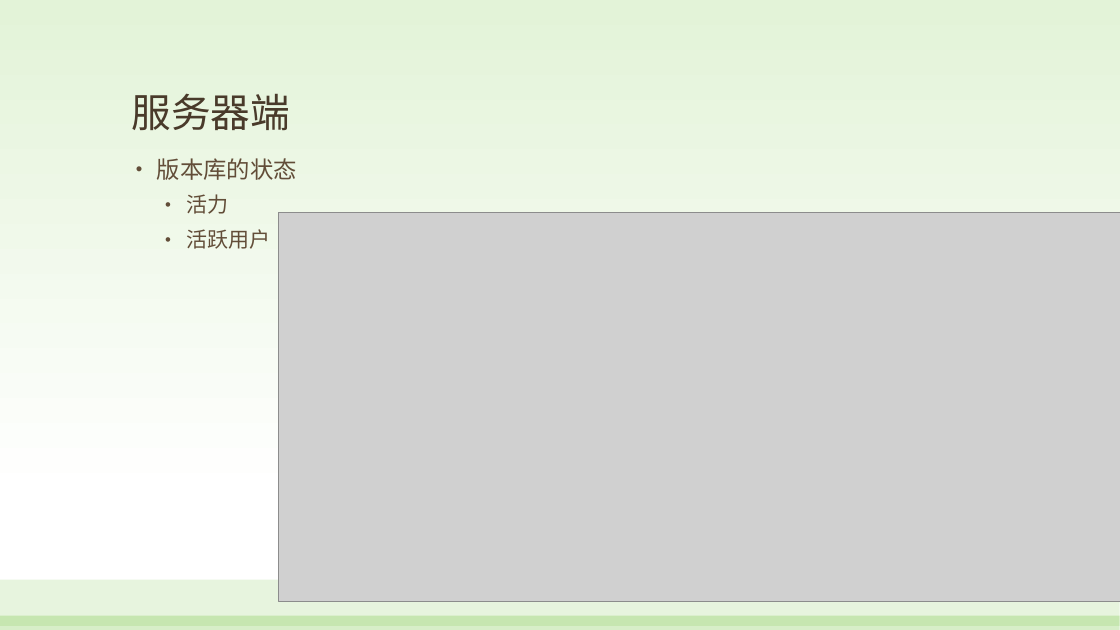
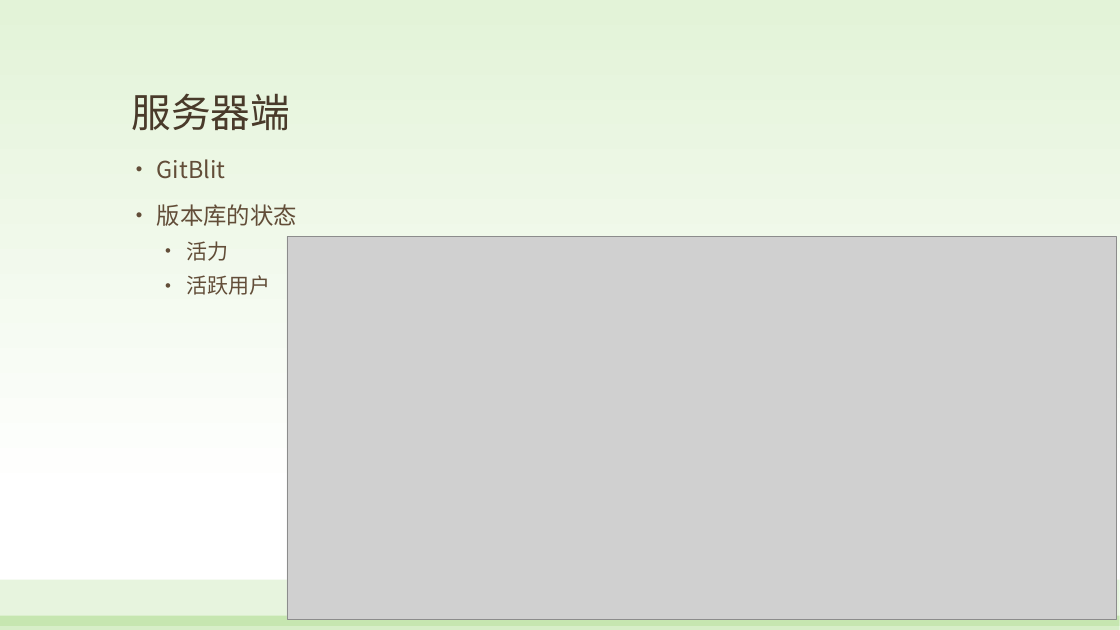
Before and after one commit to wangjidilidun/CommunicationPPT, a slide deck: slide 22 of 版本管理工具.pptx (slide 21 before the commit). Drawn at 1120x630 pixels with LibreOffice and Linux fonts; fonts in the diff are those of the drawing; grey boxes stand for pictures. Boxes give left, top, right and bottom in pixels: in the first picture for what was removed or moved away, otherwise in the second. Text is boxed around its words. In the diff, an @@ line names an element or a change of style, - is before the commit and + after.

```diff
--- a/版本管理工具.pptx
+++ b/版本管理工具.pptx
@@ text at [157, 159, 226, 179]: paragraph added @@
+• GitBlit
@@ picture: place and size @@
-picture at [278, 213, 1120, 602]
+picture at [287, 236, 1117, 619]
```
Also in this commit, not shown: 5 other slides changed, 1 slide added, 1 slide removed, 2 other files.
